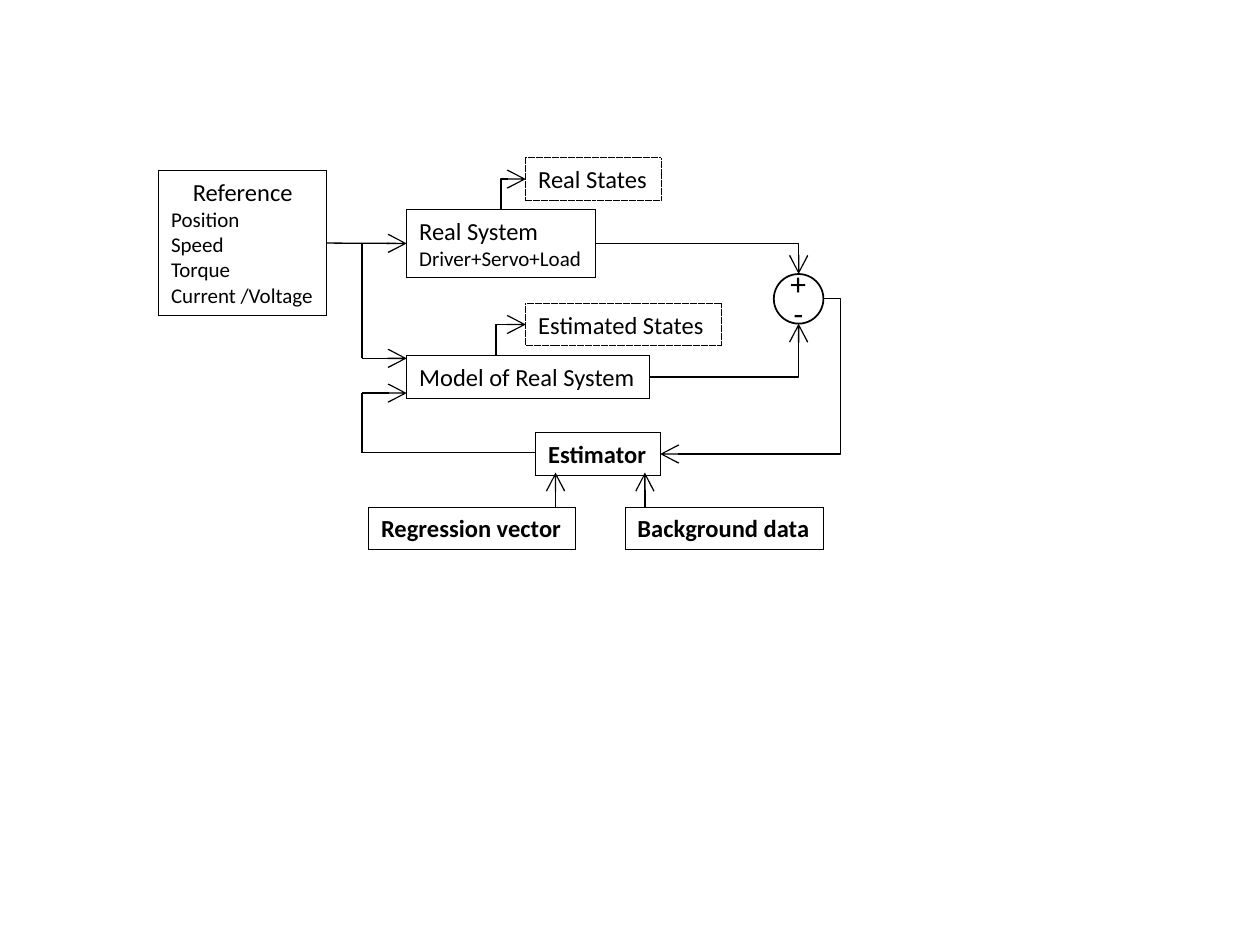
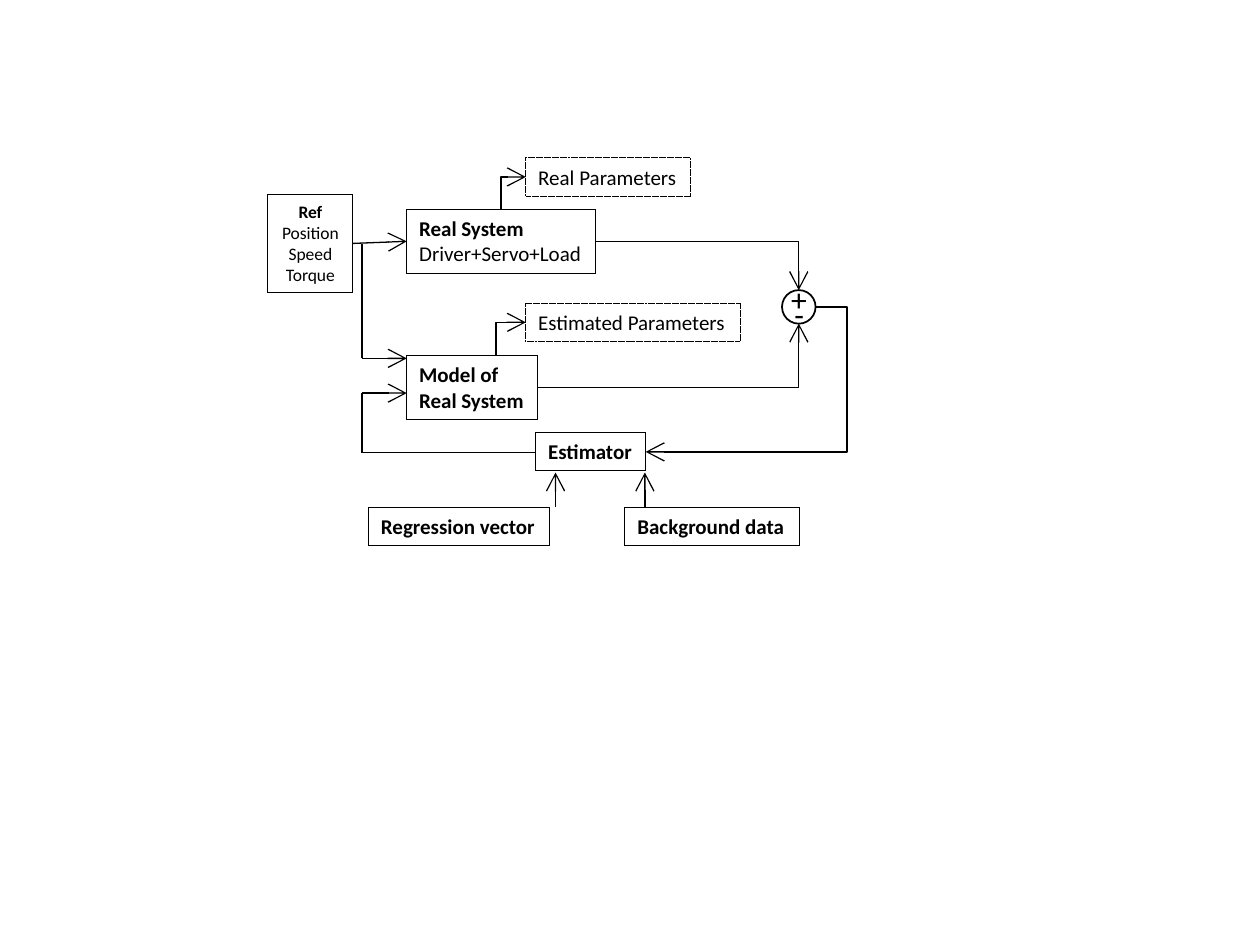
Before and after one commit to SerhatOzkucuk/PhD-Works, a slide deck: slide 7 of Parameter Estimation Works/review_IEEE Transaction on industrial electronics format/TRANS-JOUR/word/review_paper_drawings.pptx. Drawn at 1260x945 pixels with LibreOffice and Linux fonts; fonts in the diff are those of the drawing. Boxes give left, top, right and bottom in pixels: in the first picture for what was removed or moved away, otherwise in the second. Text is boxed around its words. In the diff, an @@ line names an element or a change of style, - is before the commit and + after.

```diff
--- a/Parameter Estimation Works/review_IEEE Transaction on industrial electronics format/TRANS-JOUR/word/review_paper_drawings.pptx
+++ b/Parameter Estimation Works/review_IEEE Transaction on industrial electronics format/TRANS-JOUR/word/review_paper_drawings.pptx
@@ elbow arrow (501, 209) - (525, 176): route changed @@
@@ rectangle "Real Parameters": place and size @@
-rectangle "Real Parameters" at [525,158,660,200]
+rectangle "Real Parameters" at [525,158,690,195]
@@ text in rectangle at [538,170,676,185]: text changed; size 14 to 12 pt @@
-Real States
+Real Parameters
@@ rectangle "Ref": place and size @@
-rectangle "Ref" at [159,171,326,315]
+rectangle "Ref" at [268,195,354,292]
@@ text in rectangle at [299,206,323,218]: text changed; size 14 to 10 pt; bold on @@
-Reference
+Ref
@@ rectangle "Real System": place and size @@
-rectangle "Real System" at [407,209,596,277]
+rectangle "Real System" at [407,209,596,272]
@@ text in rectangle at [282,227,339,284]: size 12 to 10 pt in "Position", "Speed", "Torque"; alignment left to centre @@
@@ text in rectangle at [419,221,523,240]: size 14 to 12 pt, bold on in "Real System" @@
@@ arrow moved from (326, 243) - (407, 243) to (353, 243) - (407, 242) @@
@@ elbow arrow moved from (596, 243) - (799, 275) to (596, 242) - (799, 290) @@
@@ text in rectangle at [171,288,313,307]: paragraph removed @@
-Current /Voltage
@@ text "+" rewrapped from [777,258,819,309] to [779,275,806,309] @@
@@ ellipse: place and size @@
-ellipse at [774,275,823,324]
+ellipse at [782,290,816,324]
@@ text "-" rewrapped from [781,287,816,338] to [782,289,806,323] @@
@@ elbow arrow (496, 355) - (525, 323): route changed @@
@@ rectangle "Estimated Parameters": place and size @@
-rectangle "Estimated Parameters" at [525,304,722,346]
+rectangle "Estimated Parameters" at [525,304,740,341]
@@ elbow arrow moved from (649, 377) - (799, 324) to (538, 388) - (799, 324) @@
@@ text in rectangle at [538,315,725,330]: text changed; size 14 to 12 pt @@
-Estimated States
+Estimated Parameters
@@ elbow arrow moved from (824, 299) - (660, 454) to (815, 307) - (646, 452) @@
@@ rectangle "Model of": place and size @@
-rectangle "Model of" at [407,355,650,398]
+rectangle "Model of" at [407,355,538,418]
@@ text in rectangle at [419,367,523,412]: text changed; size 14 to 12 pt; bold on @@
-Model of Real System
+Model of
+Real System
@@ rectangle "Estimator": place and size @@
-rectangle "Estimator" at [536,433,660,476]
+rectangle "Estimator" at [536,433,645,471]
@@ size 14 to 12 pt in 3 elements at [536,433,645,471], [625,508,799,546], [369,508,551,546] @@
@@ rectangle "Regression vector": place and size @@
-rectangle "Regression vector" at [369,508,576,551]
+rectangle "Regression vector" at [369,508,551,546]
@@ rectangle "Background data": place and size @@
-rectangle "Background data" at [625,508,823,551]
+rectangle "Background data" at [625,508,799,546]
```
Also in this commit, not shown: 8 other slides changed, 3 slides added, 5 other files.
